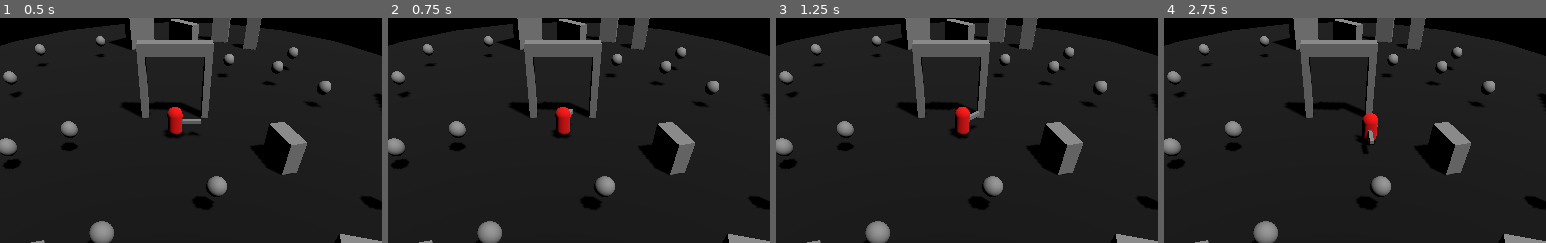
Above: before the commit, frames 1-4 (left to right).
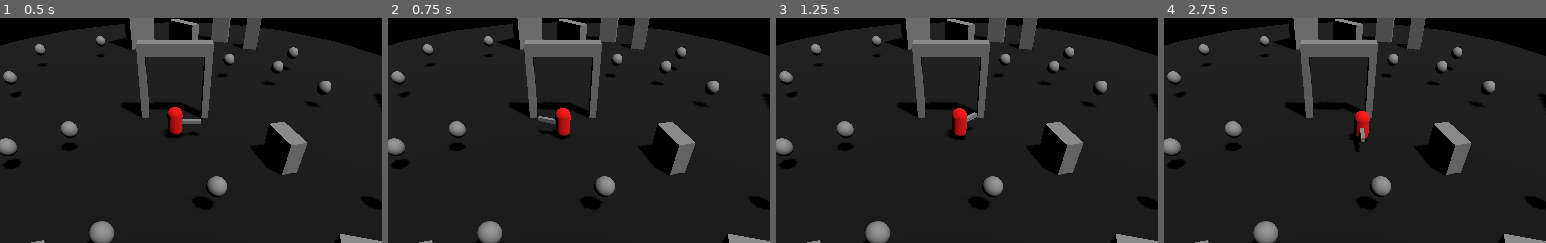
Above: after the commit, the same moments.

Repository: ralabate/salamander-sorcerer-remake
Game: Godot game, scene res://main.tscn
The game is run twice, just before and just after one commit, with the same random seed, the same clock (stepped at 60 frames per second) and the same inputs.
Inputs:
- Up to frame 1 (0.5 s): no input
- Up to frame 2 (0.75 s): tap Enter (ui_accept) at 0.5, 0.6 s; hold Right (ui_right) from 0.53 s (still down)
- Up to frame 3 (1.25 s): keep holding Right (ui_right); tap Enter (ui_accept) at 0.77, 1.07 s
- Up to frame 4 (2.75 s): release Right (ui_right) at 1.28 s; hold Down (ui_down) 1.28-2.03 s; tap Enter (ui_accept) at 1.35, 1.52, 1.82, 2, 2.1 s; hold Right (ui_right) from 2.03 s (still down)
The pictures show only the part of the screen within x 27-77%, y 6-56%; the shares and areas given below are measured in that part.

Frame 1 is identical in both runs. In frame 2, 0.2% of the frame differs, in the area x 39-49%, y 39-53%; in frame 3, 0.4%; in frame 4, 0.8%, in the area x 48-57%, y 41-61%.

Commit message:
playing around with pushback

Diff:
--- a/salamander/player.gd
+++ b/salamander/player.gd
@@ -1,7 +1,8 @@
 extends CharacterBody3D
 
 
-const SPEED = 3
+@export var speed = 2.5
+@export var push_back = 0.75
 
 @onready var visual: MeshInstance3D = %Visual
 @onready var animation_player: AnimationPlayer = %AnimationPlayer
@@ -9,14 +10,16 @@
 
 
 func _physics_process(_delta: float) -> void:
-	if Input.is_action_just_pressed("ui_accept"):
-		animation_player.play("swipe")
+	if animation_player.current_animation == "swipe":
+		velocity = visual.transform.basis.z * push_back
+		move_and_slide()
+		return
 
 	var input_dir := Input.get_vector("ui_left", "ui_right", "ui_up", "ui_down")
 	var direction := (transform.basis * Vector3(input_dir.x, 0, input_dir.y)).normalized()
-	if direction and animation_player.current_animation != "swipe":
-		velocity.x = direction.x * SPEED
-		velocity.z = direction.z * SPEED
+	if direction:
+		velocity.x = direction.x * speed
+		velocity.z = direction.z * speed
 	else:
 		velocity.x = 0.0
 		velocity.z = 0.0
@@ -24,4 +27,7 @@
 	if direction:
 		visual.look_at(visual.global_position + direction, Vector3.UP)
 
+	if Input.is_action_just_pressed("ui_accept"):
+		animation_player.play("swipe")
+
 	move_and_slide()
